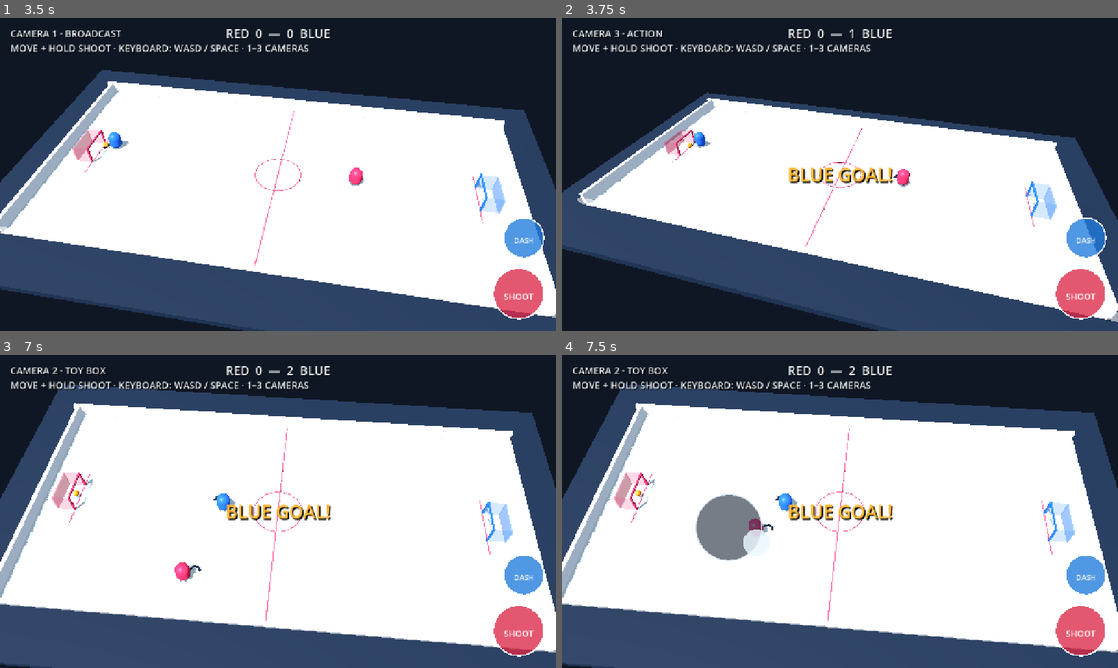
Above: before the commit, frames 1-4 (two rows, left to right).
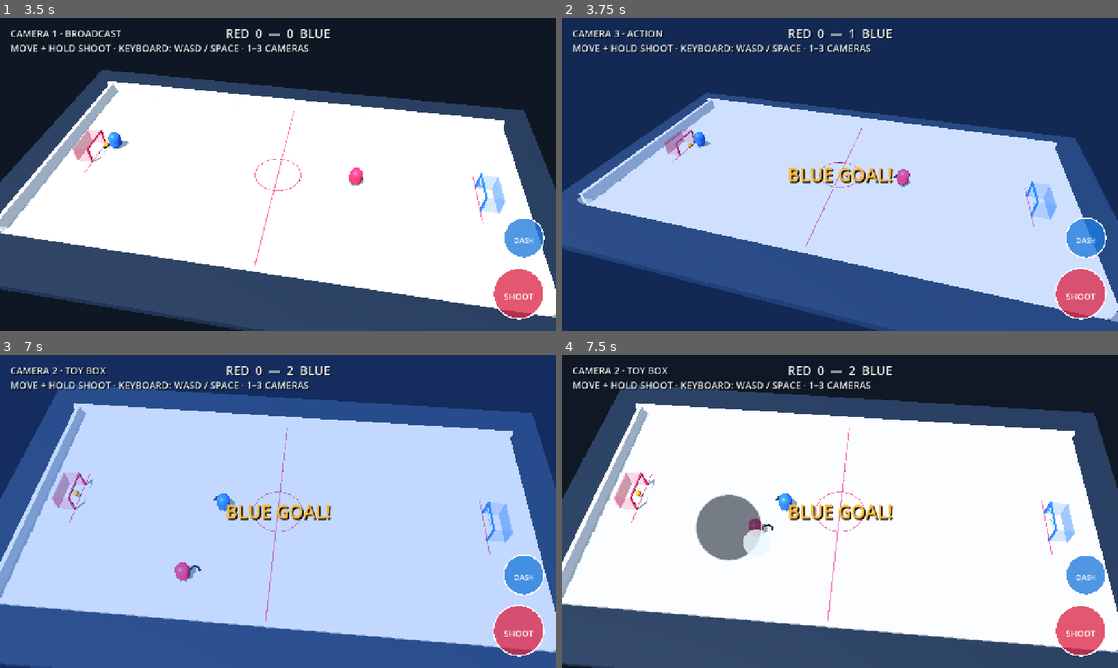
Above: after the commit, the same moments.

Repository: dylanwatsonsoftware/floorball-frenzy-3d
Game: Godot game, scene res://scenes/app/main.tscn
Same seed, same stepped clock (60 frames per second), same inputs: the game is played once before the commit and once after it.
Inputs (mouse positions are in pixels of both pictures, inside the frame that each line leads up to):
- Up to frame 1 (3.5 s): tap Enter at 0.5 s; move the mouse to (400, 158) at 0.52 s; hold D (move_right) 0.53-1.25 s; tap Shift (dash) at 0.6 s; click (400, 158) at 0.67 s; tap Space (shoot) at 1.25 s; drag from (166, 190) to (250, 237) at 1.27 s; move the mouse to (333, 105) at 2.02 s; hold D (move_right) 2.03-2.75 s; tap 1 at 2.1 s; click (333, 105) at 2.17 s; drag from (250, 237) to (111, 127) at 2.77 s
- Up to frame 2 (3.75 s): move the mouse to (1006, 221) at 3.52 s; hold A (move_left) from 3.53 s (still down); tap 3 at 3.6 s; click (1006, 221) at 3.67 s
- Up to frame 3 (7 s): release A (move_left) at 4.25 s; drag from (111, 464) to (194, 433) at 4.27 s; move the mouse to (305, 511) at 5.02 s; hold S (move_down) 5.03-5.75 s; hold Space (shoot) 5.03-5.75 s; click (305, 511) at 5.17 s; drag from (194, 433) to (166, 527) at 5.77 s; move the mouse to (400, 495) at 6.52 s; hold W (move_up) from 6.53 s (still down); tap 2 at 6.6 s; click (400, 495) at 6.67 s
- Up to frame 4 (7.5 s): release W (move_up) at 7.25 s; drag from (728, 527) to (812, 574) at 7.27 s

Frame 1 is identical in both runs. In frame 2, 96% of the frame differs, in the area x 0-100%, y 0-100%; in frame 3, 96%; in frame 4, less than 0.1%.

Commit message:
feat: add team-colored goal celebration

Diff:
--- a/scenes/app/main.tscn
+++ b/scenes/app/main.tscn
@@ -13,6 +13,16 @@
 script = ExtResource("2_arena")
 
 [node name="HUD" type="CanvasLayer" parent="."]
+
+[node name="GoalFlash" type="ColorRect" parent="HUD"]
+visible = false
+anchors_preset = 15
+anchor_right = 1.0
+anchor_bottom = 1.0
+grow_horizontal = 2
+grow_vertical = 2
+mouse_filter = 2
+color = Color(0.86, 0.12, 0.25, 0.32)
 
 [node name="CameraLabel" type="Label" parent="HUD"]
 offset_left = 24.0
--- a/scripts/gameplay/match_flow.gd
+++ b/scripts/gameplay/match_flow.gd
@@ -5,6 +5,9 @@
 const WIN_PAUSE_SECONDS := 3.0
 const PLAYER_FACEOFF_POSITION := Vector3(-5.0, 0.75, 0.0)
 const OPPONENT_FACEOFF_POSITION := Vector3(5.0, 0.75, 0.0)
+const RED_GOAL_FLASH := Color(0.95, 0.12, 0.28, 0.34)
+const BLUE_GOAL_FLASH := Color(0.12, 0.42, 1.0, 0.34)
+const GOAL_FLASH_SECONDS := 0.72
 
 var score := {"red": 0, "blue": 0}
 var _pause_remaining := 0.0
@@ -14,6 +17,8 @@
 var _opponent: Node3D
 var _score_label: Label
 var _message_label: Label
+var _goal_flash: ColorRect
+var _goal_flash_tween: Tween
 
 
 func _ready() -> void:
@@ -22,6 +27,7 @@
 	_opponent = get_node("../Arena/Opponent") as Node3D
 	_score_label = get_node("../HUD/ScoreLabel") as Label
 	_message_label = get_node("../HUD/MessageLabel") as Label
+	_goal_flash = get_node("../HUD/GoalFlash") as ColorRect
 	_ball.connect("goal_scored", _on_goal_scored)
 	_update_score_label()
 
@@ -40,6 +46,7 @@
 	score.blue = result.blue
 	_winner = result.winner
 	_update_score_label()
+	_show_goal_flash(scorer)
 
 	if _winner != &"":
 		_message_label.text = "%s WINS!" % String(_winner).to_upper()
@@ -50,6 +57,7 @@
 
 
 func _reset_faceoff() -> void:
+	_clear_goal_flash()
 	if _winner != &"":
 		score.red = 0
 		score.blue = 0
@@ -67,3 +75,23 @@
 
 func _update_score_label() -> void:
 	_score_label.text = "RED  %d  —  %d  BLUE" % [score.red, score.blue]
+
+
+func _show_goal_flash(scorer: StringName) -> void:
+	if _goal_flash_tween != null and _goal_flash_tween.is_valid():
+		_goal_flash_tween.kill()
+	_goal_flash.color = RED_GOAL_FLASH if scorer == &"red" else BLUE_GOAL_FLASH
+	_goal_flash.visible = true
+	_goal_flash_tween = create_tween()
+	_goal_flash_tween.tween_property(_goal_flash, "color:a", 0.0, GOAL_FLASH_SECONDS).set_trans(Tween.TRANS_QUAD).set_ease(Tween.EASE_OUT)
+	_goal_flash_tween.tween_callback(_hide_goal_flash)
+
+
+func _hide_goal_flash() -> void:
+	_goal_flash.visible = false
+
+
+func _clear_goal_flash() -> void:
+	if _goal_flash_tween != null and _goal_flash_tween.is_valid():
+		_goal_flash_tween.kill()
+	_goal_flash.visible = false
--- a/tests/greybox_scene_test.gd
+++ b/tests/greybox_scene_test.gd
@@ -41,6 +41,7 @@
 		"HUD/WebDisplayControls/OrientationHint",
 		"HUD/ScoreLabel",
 		"HUD/MessageLabel",
+		"HUD/GoalFlash",
 		"MatchFlow",
 	]
 	for path in required_nodes:
@@ -50,6 +51,10 @@
 	var fullscreen_button := scene.get_node("HUD/WebDisplayControls/FullscreenButton") as Button
 	if fullscreen_button.text != "FULLSCREEN":
 		fail("Fullscreen label must use portable web-font characters")
+		return
+	var goal_flash := scene.get_node("HUD/GoalFlash") as ColorRect
+	if goal_flash.visible:
+		fail("Goal flash must remain hidden before a goal")
 		return
 	var camera := scene.get_node("Arena/BroadcastCamera") as Camera3D
 	if not camera.current:
@@ -144,6 +149,15 @@
 	if not shot_trail.visible:
 		fail("A fast charged shot must reveal the ball trail")
 		return
+	var match_flow := scene.get_node("MatchFlow")
+	match_flow.call("_on_goal_scored", &"red")
+	if not goal_flash.visible or goal_flash.color.r <= goal_flash.color.b or goal_flash.color.a <= 0.0:
+		fail("A red goal must trigger a visible red celebration flash")
+		return
+	match_flow.call("_reset_faceoff")
+	if goal_flash.visible:
+		fail("Faceoff reset must clear any remaining goal flash")
+		return
 
 	print("Greybox scene contract is valid.")
 	scene.queue_free()
